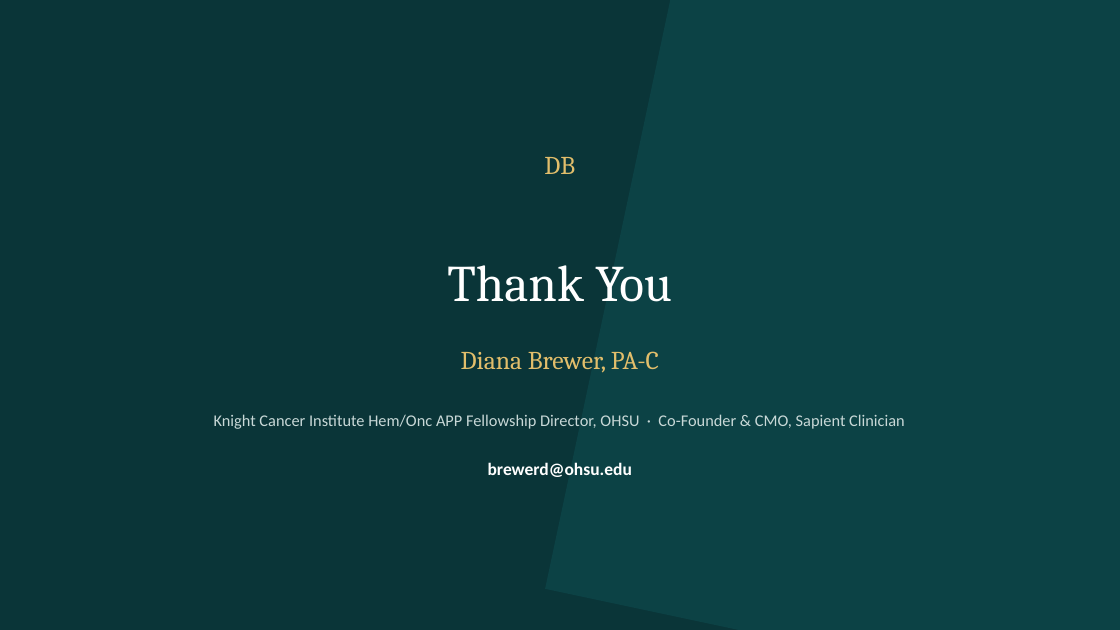
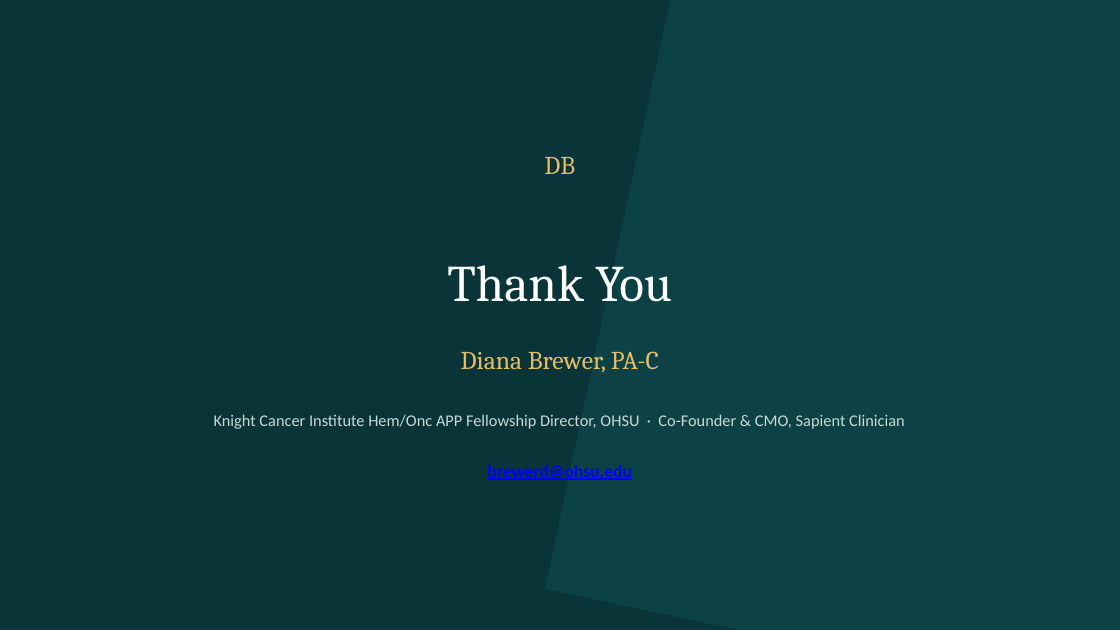
Before and after one commit to diana-brewer/digital-learning-unlocked, a slide deck: slide 29 of Digital Learning Unlocked - Slide Deck.pptx. Drawn at 1120x630 pixels with LibreOffice and Linux fonts; fonts in the diff are those of the drawing. Boxes give left, top, right and bottom in pixels: in the first picture for what was removed or moved away, otherwise in the second. Text is boxed around its words. In the diff, an @@ line names an element or a change of style, - is before the commit and + after.

```diff
--- a/Digital Learning Unlocked - Slide Deck.pptx
+++ b/Digital Learning Unlocked - Slide Deck.pptx
@@ text "brewerd@ohsu.edu" at bbox=[488, 464, 632, 480]: text colour #FFFFFF to #0000FF, underline on @@
```
Also in this commit, not shown: 17 other slides changed, 2 other files.
